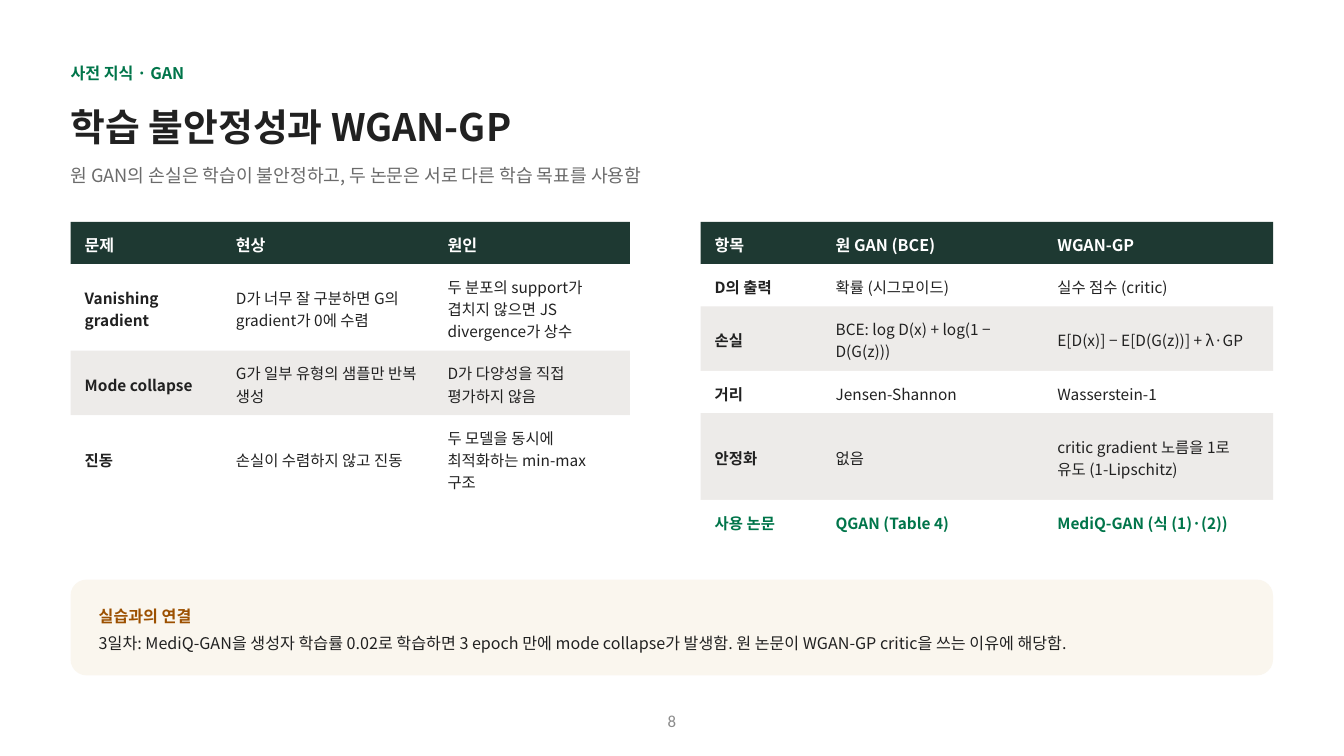
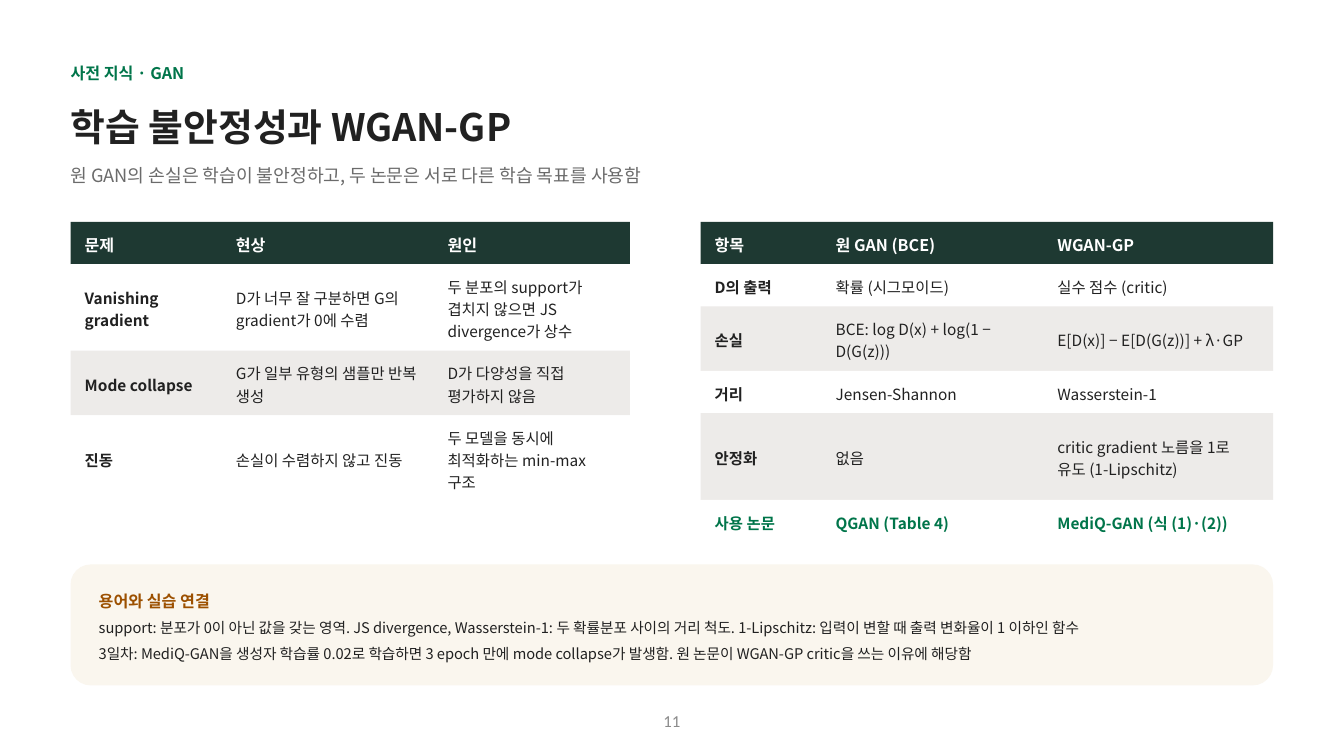
Before and after one commit to hyunhp/skin_disease_qml, a slide deck: slide 11 of practice/day1_slides/day1_theory_slides.pptx (slide 8 before the commit). Drawn at 1344x756 pixels with LibreOffice and Linux fonts; fonts in the diff are those of the drawing. Boxes give left, top, right and bottom in pixels: in the first picture for what was removed or moved away, otherwise in the second. Text is boxed around its words. In the diff, an @@ line names an element or a change of style, - is before the commit and + after.

```diff
--- a/practice/day1_slides/day1_theory_slides.pptx
+++ b/practice/day1_slides/day1_theory_slides.pptx
@@ rounded rectangle: place and size @@
-rounded rectangle at <box>71,580,1273,676</box>
+rounded rectangle at <box>71,565,1273,686</box>
@@ text at <box>99,593,1079,663</box>: text changed; size 11.5 to 10.5 pt @@
-실습과의 연결
-3일차: MediQ-GAN을 생성자 학습률 0.02로 학습하면 3 epoch 만에 mode collapse가 발생함. 원 논문이 WGAN-GP critic을 쓰는 이유에 해당함.
+용어와 실습 연결
+support: 분포가 0이 아닌 값을 갖는 영역. JS divergence, Wasserstein-1: 두 확률분포 사이의 거리 척도. 1-Lipschitz: 입력이 변할 때 출력 변화율이 1 이하인 함수
+3일차: MediQ-GAN을 생성자 학습률 0.02로 학습하면 3 epoch 만에 mode collapse가 발생함. 원 논문이 WGAN-GP critic을 쓰는 이유에 해당함
@@ page number at <box>663,716,680,727</box>: text changed @@
-8
+11
```
Also in this commit, not shown: 10 other slides changed, 14 slides added, 34 other files.
